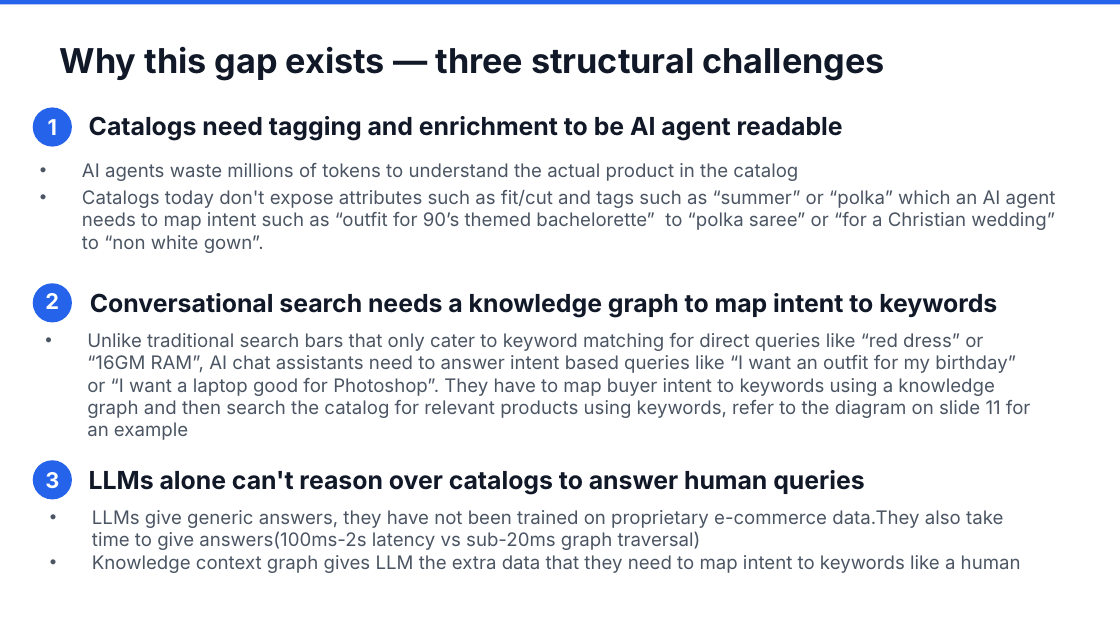
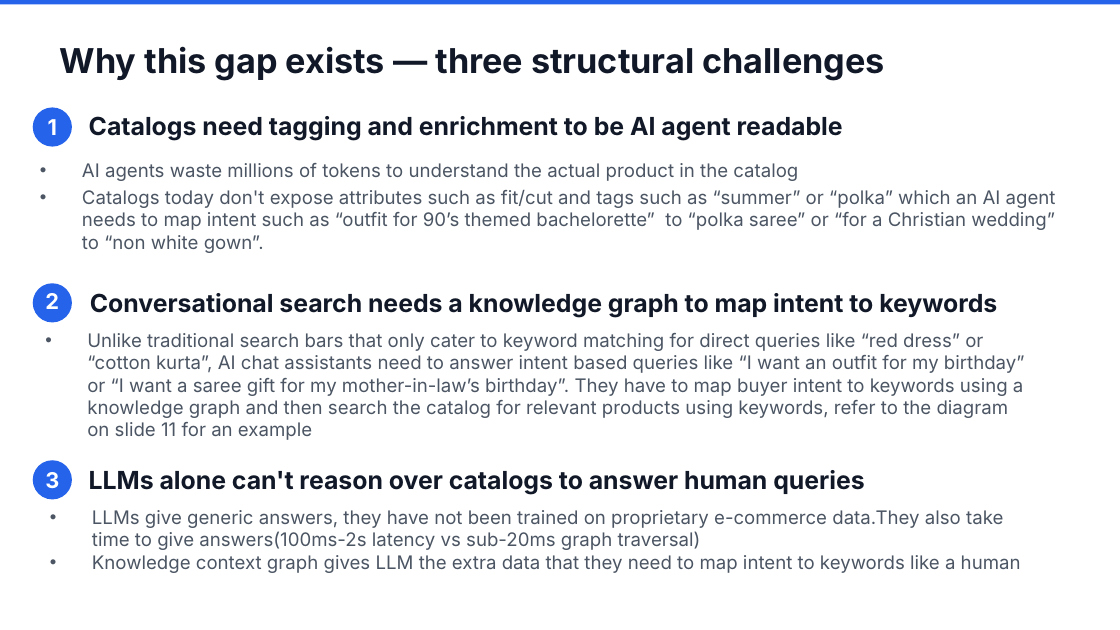
Before and after one commit to aantrikshhh/supersearch-ppt-templates, a slide deck: slide 5 of output/SS_Generic_Clothing.pptx. Drawn at 1120x630 pixels with LibreOffice and Linux fonts; fonts in the diff are those of the drawing. Boxes give left, top, right and bottom in pixels: in the first picture for what was removed or moved away, otherwise in the second. Text is boxed around its words. In the diff, an @@ line names an element or a change of style, - is before the commit and + after.

```diff
--- a/output/SS_Generic_Clothing.pptx
+++ b/output/SS_Generic_Clothing.pptx
@@ text at box(87, 333, 1025, 440): text changed @@
-• Unlike traditional search bars that only cater to keyword matching for direct queries like “red dress” or “16GM RAM”, AI chat assistants need to answer intent based queries like “I want an outfit for my birthday” or “I want a laptop good for Photoshop”. They have to map buyer intent to keywords using a knowledge graph and then search the catalog for relevant products using keywords, refer to the diagram on slide 11 for an example
+• Unlike traditional search bars that only cater to keyword matching for direct queries like “red dress” or “cotton kurta”, AI chat assistants need to answer intent based queries like “I want an outfit for my birthday” or “I want a saree gift for my mother-in-law’s birthday”. They have to map buyer intent to keywords using a knowledge graph and then search the catalog for relevant products using keywords, refer to the diagram on slide 11 for an example
```
Also in this commit, not shown: 1 other slide changed, 11 other files.
